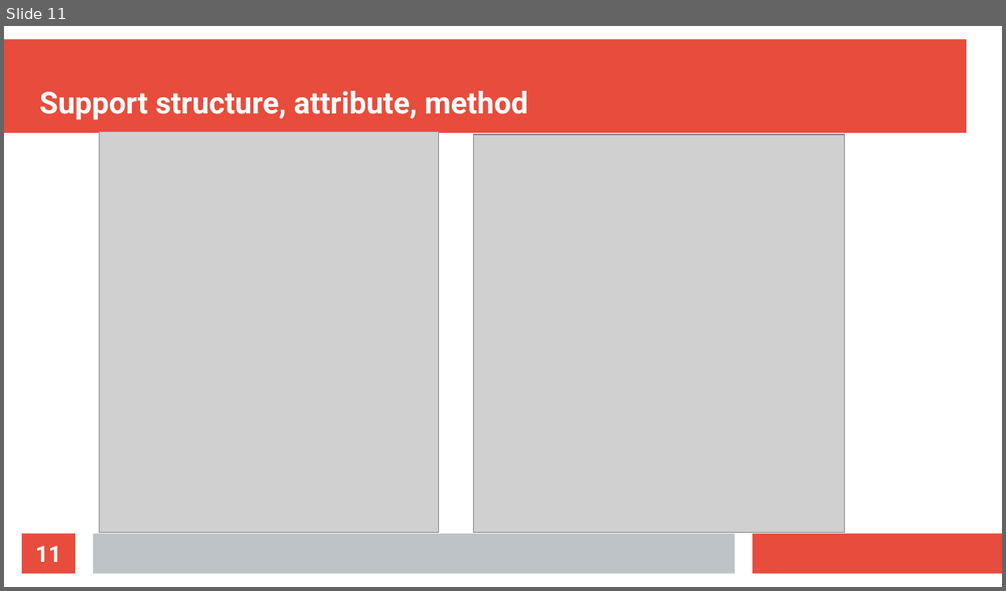
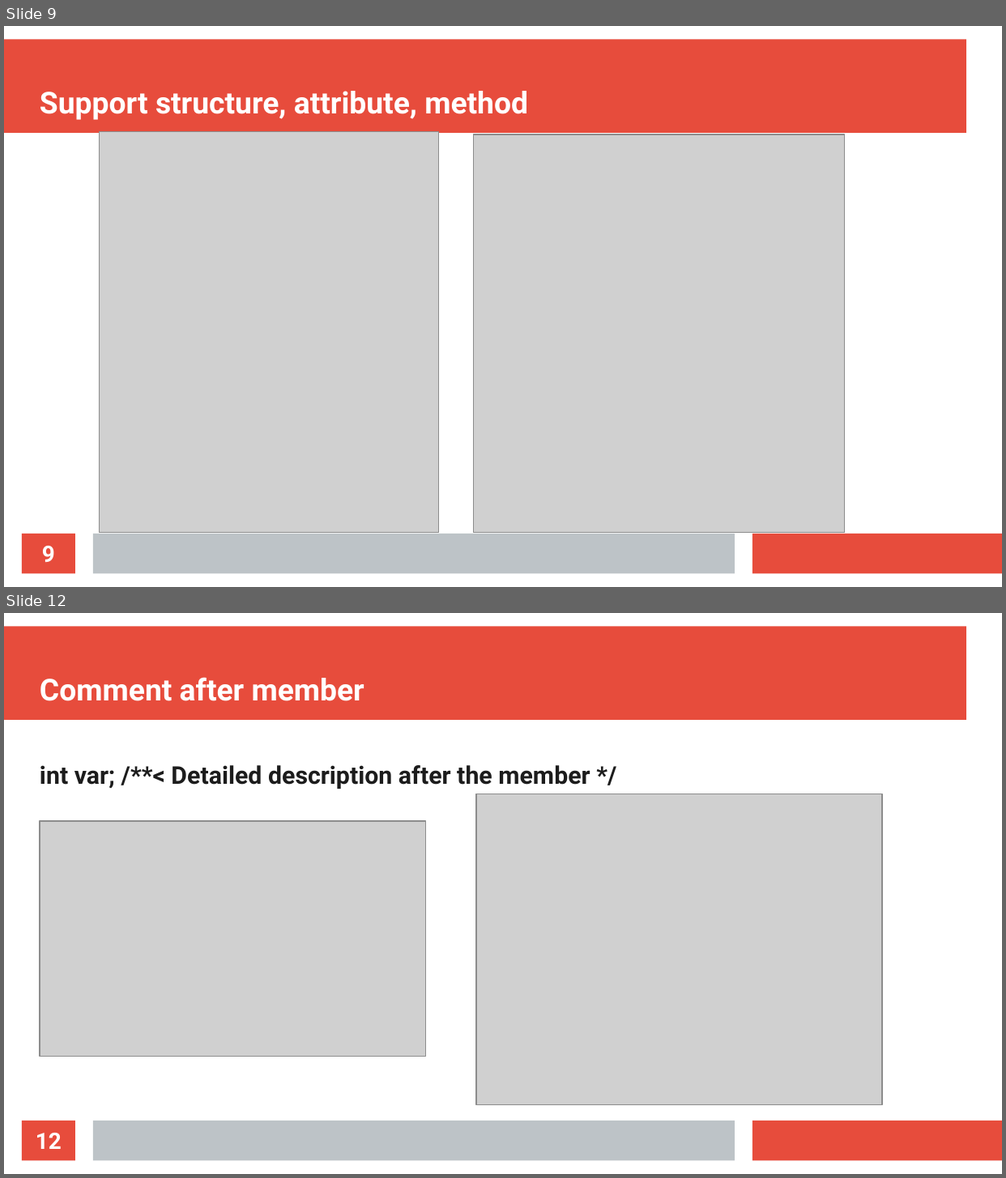
Before and after one commit to nguyenthang011099/Doxygen-, a slide deck: Doxygen.odp. Shown one above the other, each under a label of ours: slide 11 before the commit, slides 9 and 12 after it; the slides between them are not shown. The pictures are 1006x591 and 1006x1178 pixels, drawn with LibreOffice and Linux fonts; fonts in the diff are those of the drawing; grey boxes stand for pictures. Boxes give left, top, right and bottom in pixels: in the first picture for what was removed or moved away, otherwise in the second. Text is boxed around its words. In the diff, an @@ line names an element or a change of style, - is before the commit and + after.

```diff
--- a/Doxygen.odp
+++ b/Doxygen.odp
@@ slide 12 added at (x1=4, y1=613, x2=1002, y2=1174), background #FFFFFF; not listed: 3 template elements that a slide beside it also shows @@
@@ title added at (x1=40, y1=677, x2=364, y2=701), 24 pt, text #FFFFFF, bold @@
+Comment after member
@@ text added at (x1=40, y1=765, x2=590, y2=789), 19.5 pt, text #1C1C1C, bold @@
+int var; /**< Detailed description after the member */
@@ picture added at (x1=477, y1=794, x2=882, y2=1105) @@
@@ picture added at (x1=40, y1=821, x2=425, y2=1057) @@
@@ page number added at (x1=22, y1=1121, x2=75, y2=1161), fill #E74C3C, 18 pt, text #FFFFFF, bold @@
+12
@@ what was slide 11 is now slide 9 @@
@@ page number at (x1=42, y1=546, x2=55, y2=562): text changed @@
-11
+9
```
Also in this commit, not shown: 3 slides changed, 5 other slides added, 6 slides removed, 6 other files.
